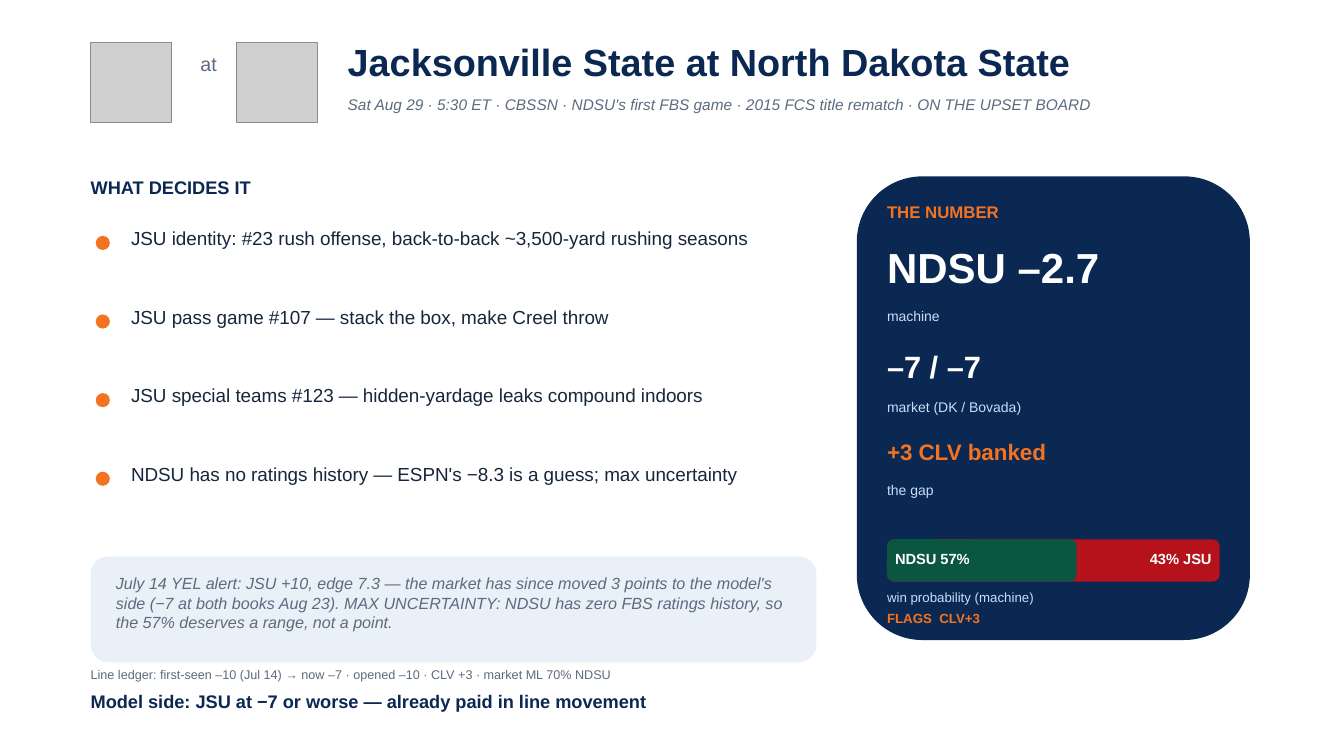
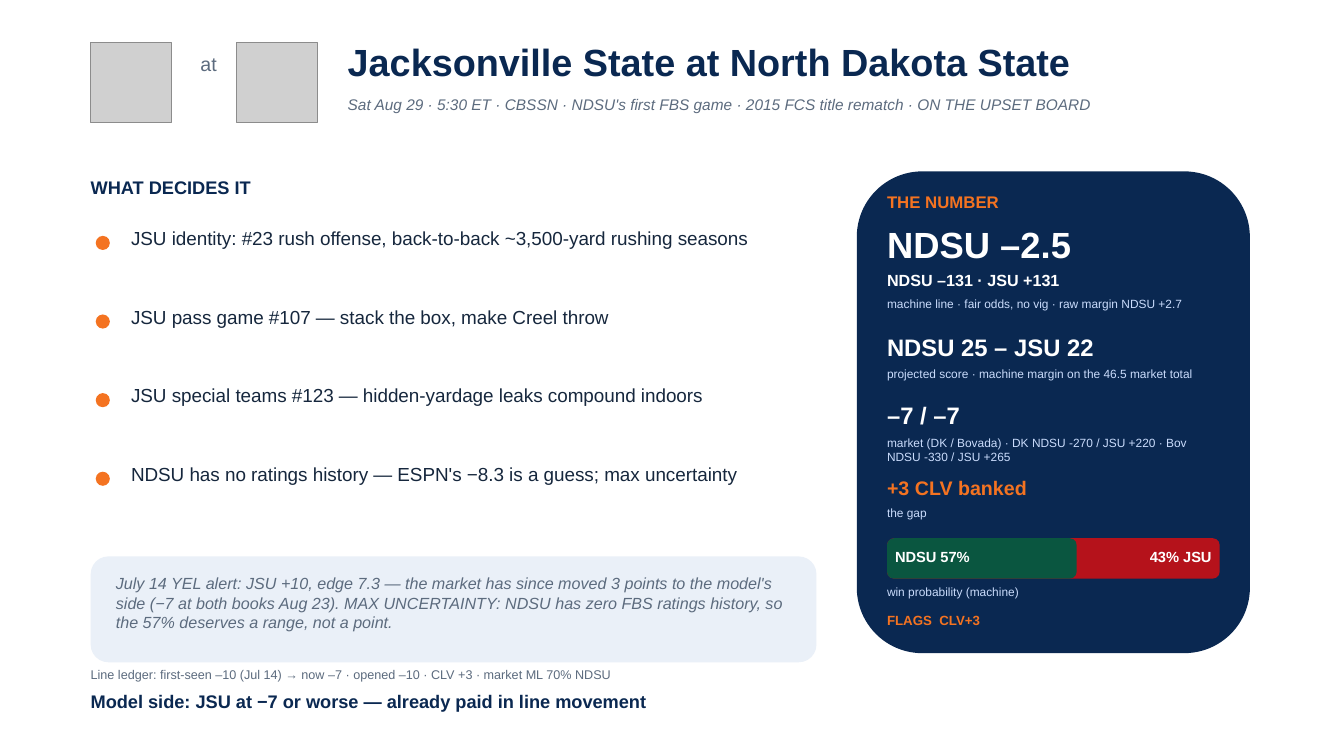
Before and after one commit to lucasalvarezflorida-lab/ncaa-fbs-analytics, a slide deck: slide 6 of decks/2026_Week0_Episode1.pptx. Drawn at 1344x756 pixels with LibreOffice and Linux fonts; fonts in the diff are those of the drawing; grey boxes stand for pictures. Boxes give left, top, right and bottom in pixels: in the first picture for what was removed or moved away, otherwise in the second. Text is boxed around its words. In the diff, an @@ line names an element or a change of style, - is before the commit and + after.

```diff
--- a/decks/2026_Week0_Episode1.pptx
+++ b/decks/2026_Week0_Episode1.pptx
@@ rounded rectangle: place and size @@
-rounded rectangle at [857,176,1250,640]
+rounded rectangle at [857,171,1250,653]
@@ text "THE NUMBER": place and size @@
-text "THE NUMBER" at [887,206,999,218]
+text "THE NUMBER" at [887,196,999,208]
@@ text at [887,232,1071,259]: text changed; size 30 to 26 pt @@
-NDSU –2.7
+NDSU –2.5
@@ text at [887,274,1059,286]: text changed; size 10 to 11.5 pt; text colour #CADCFC to #FFFFFF; bold on @@
-machine
+NDSU –131 · JSU +131
@@ text added at [887,299,1182,310], 8.5 pt, text #CADCFC @@
+machine line · fair odds, no vig · raw margin NDSU +2.7
@@ text at [887,339,1094,357]: text changed; size 10 to 17 pt; text colour #CADCFC to #FFFFFF; bold on @@
-market (DK / Bovada)
+NDSU 25 – JSU 22
@@ text added at [887,369,1193,381], 8.5 pt, text #CADCFC @@
+projected score · machine margin on the 46.5 market total
@@ text "–7 / –7": place and size @@
-text "–7 / –7" at [887,356,981,378]
+text "–7 / –7" at [887,407,960,424]
@@ text "–7 / –7" at [887,407,960,424]: size 22 to 17 pt @@
@@ text added at [887,438,1187,461], 8.5 pt, text #CADCFC @@
+market (DK / Bovada) · DK NDSU -270 / JSU +220 · Bov NDSU -330 / JSU +265
@@ text "+3 CLV banked": place and size @@
-text "+3 CLV banked" at [887,443,1046,461]
+text "+3 CLV banked" at [887,480,1027,496]
@@ text "+3 CLV banked" at [887,480,1027,496]: size 16 to 14 pt @@
@@ text "the gap": place and size @@
-text "the gap" at [887,485,933,498]
+text "the gap" at [887,508,927,520]
@@ text "the gap" at [887,508,927,520]: size 10 to 8.5 pt @@
@@ text "win probability (machine)" at [887,587,1019,599]: size 9.5 to 8.5 pt @@
```
Also in this commit, not shown: 6 other slides changed, 1 other file.
